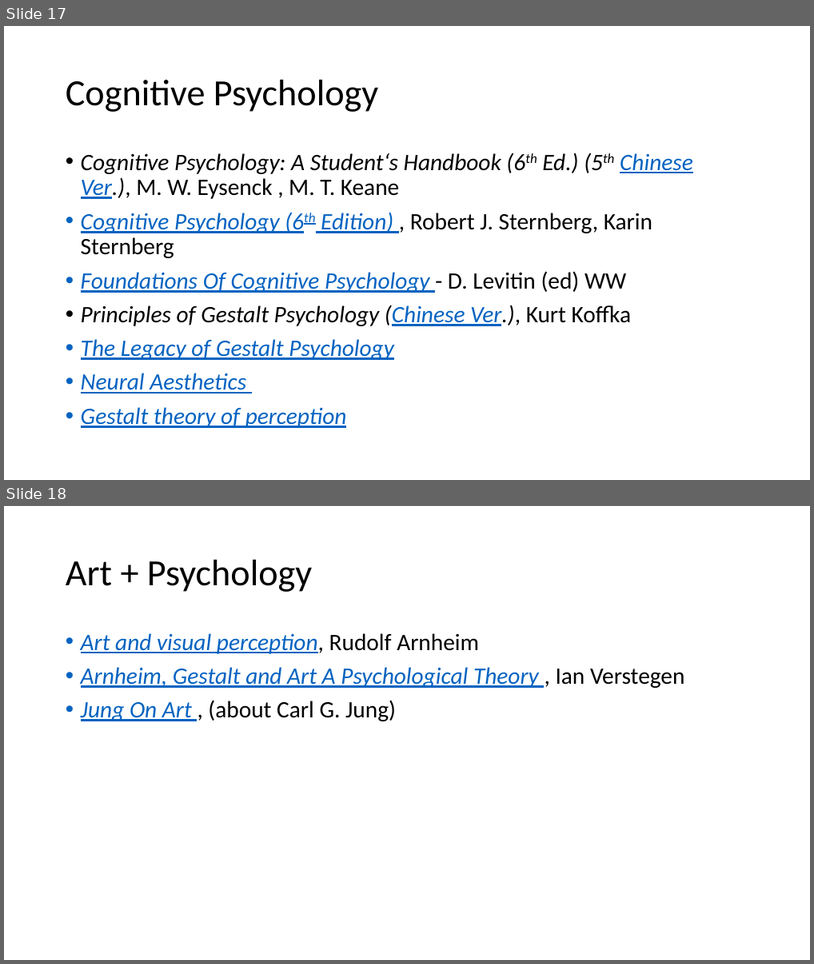
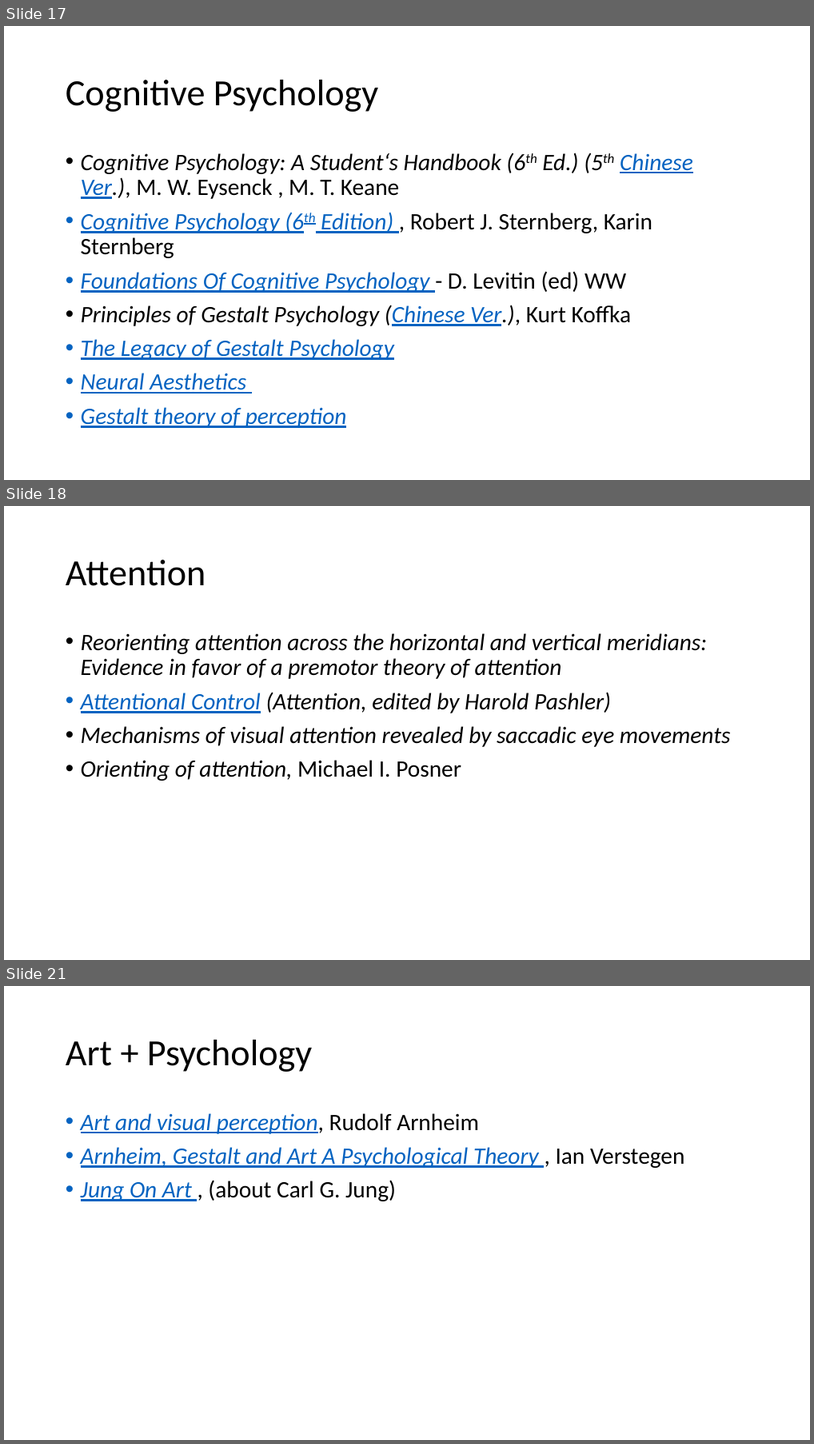
Before and after one commit to PatriciaXiao/Conclusion, a slide deck: Conclusion.pptx. Shown one above the other, each under a label of ours: slides 17 and 18 before the commit, slides 17, 18 and 21 after it; the slides between them are not shown. The pictures are 814x964 and 814x1444 pixels, drawn with LibreOffice and Linux fonts; fonts in the diff are those of the drawing. Boxes give left, top, right and bottom in pixels: in the first picture for what was removed or moved away, otherwise in the second. Text is boxed around its words. In the diff, an @@ line names an element or a change of style, - is before the commit and + after.

```diff
--- a/Conclusion.pptx
+++ b/Conclusion.pptx
@@ slide 18 added at (4, 506, 810, 960), background #FFFFFF @@
@@ title added at (66, 560, 206, 586), 44 pt, text #000000 @@
+Attention
@@ text added at (81, 633, 731, 780), 28 pt, text #000000, italic @@
+• Reorienting attention across the horizontal and vertical meridians: Evidence in favor of a premotor theory of attention
+• Attentional Control (Attention, edited by Harold Pashler)
+• Mechanisms of visual attention revealed by saccadic eye movements
+• Orienting of attention, Michael I. Posner
@@ what was slide 18 is now slide 21 @@
```
Also in this commit, not shown: 5 slides changed, 2 other slides added, 4 other files.
